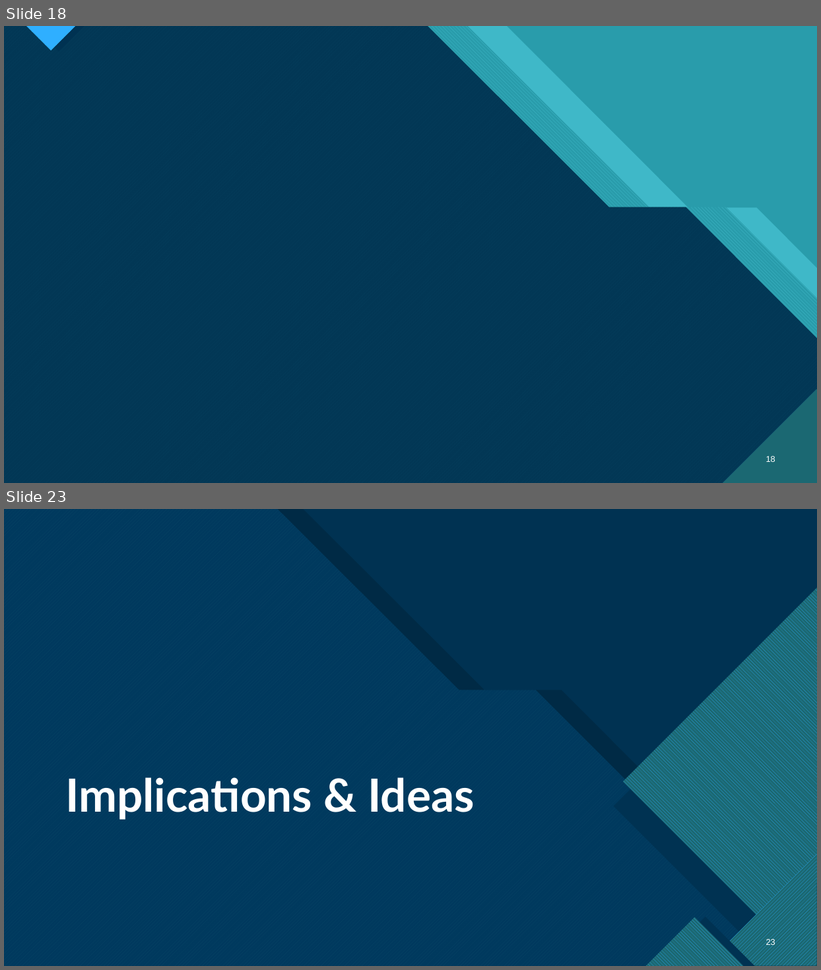
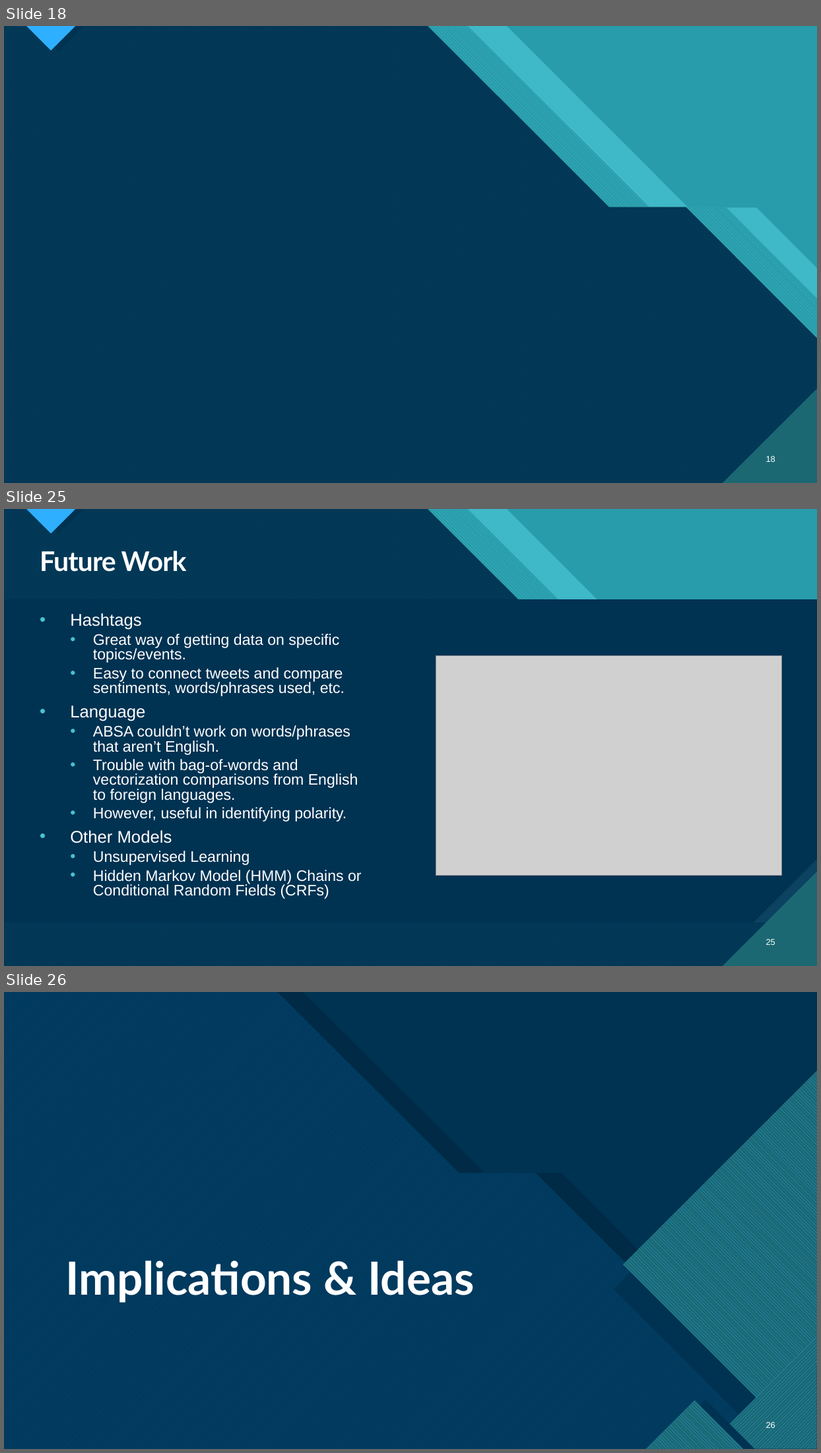
Before and after one commit to HunBurry/hon450-451, a slide deck: docs/Honors Thesis Presentation.pptx. Shown one above the other, each under a label of ours: slides 18 and 23 before the commit, slides 18, 25 and 26 after it; the slides between them are not shown. The pictures are 821x970 and 821x1453 pixels, drawn with LibreOffice and Linux fonts; fonts in the diff are those of the drawing; grey boxes stand for pictures; background and template pictures are left out; a plain dark background stands for a picture behind light text. Boxes give left, top, right and bottom in pixels: in the first picture for what was removed or moved away, otherwise in the second. Text is boxed around its words. In the diff, an @@ line names an element or a change of style, - is before the commit and + after.

```diff
--- a/docs/Honors Thesis Presentation.pptx
+++ b/docs/Honors Thesis Presentation.pptx
@@ slide 25 added at <box>4,509,817,966</box>, background #47C3D3; not listed: 18 template elements that a slide beside it also shows @@
@@ title added at <box>40,551,187,572</box>, 32 pt, text #FFFFFF, bold @@
+Future Work
@@ text added at <box>70,613,362,899</box>, 18 pt, text #FFFFFF @@
+• Hashtags
+  • Great way of getting data on specific topics/events.
+  • Easy to connect tweets and compare sentiments, words/phrases used, etc.
+• Language
+  • ABSA couldn’t work on words/phrases that aren’t English.
+  • Trouble with bag-of-words and vectorization comparisons from English to foreign languages.
+  • However, useful in identifying polarity.
+• Other Models
+  • Unsupervised Learning
+  • Hidden Markov Model (HMM) Chains or Conditional Random Fields (CRFs)
@@ picture added at <box>436,656,781,875</box> @@
@@ page number added at <box>766,939,776,945</box>, 10 pt, text #FFFFFF @@
+25
@@ what was slide 23 is now slide 26 @@
@@ page number at <box>766,1422,776,1430</box>: text changed @@
-23
+26
```
Also in this commit, not shown: 3 slides changed, 8 other slides added, 11 slides removed.
